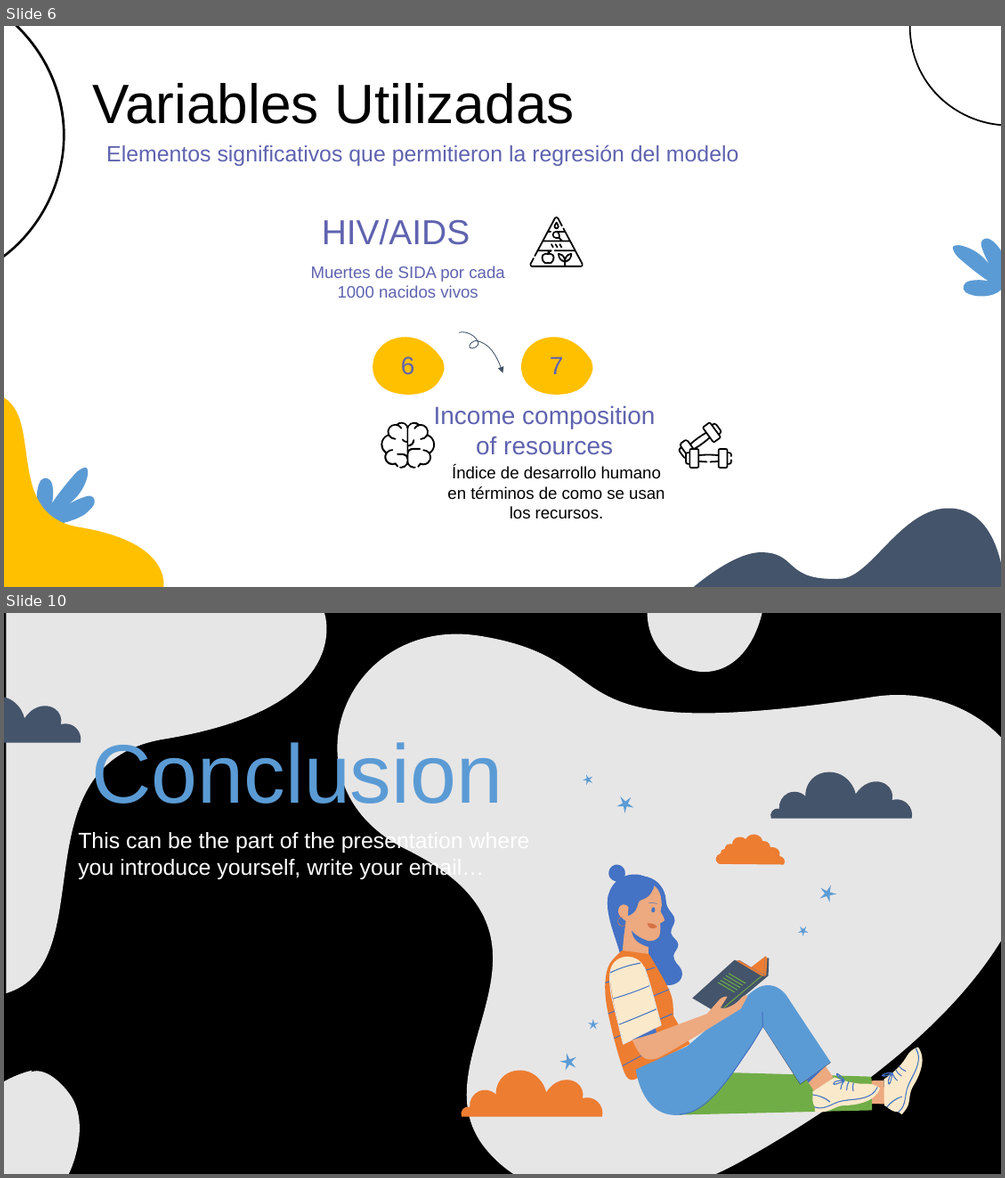
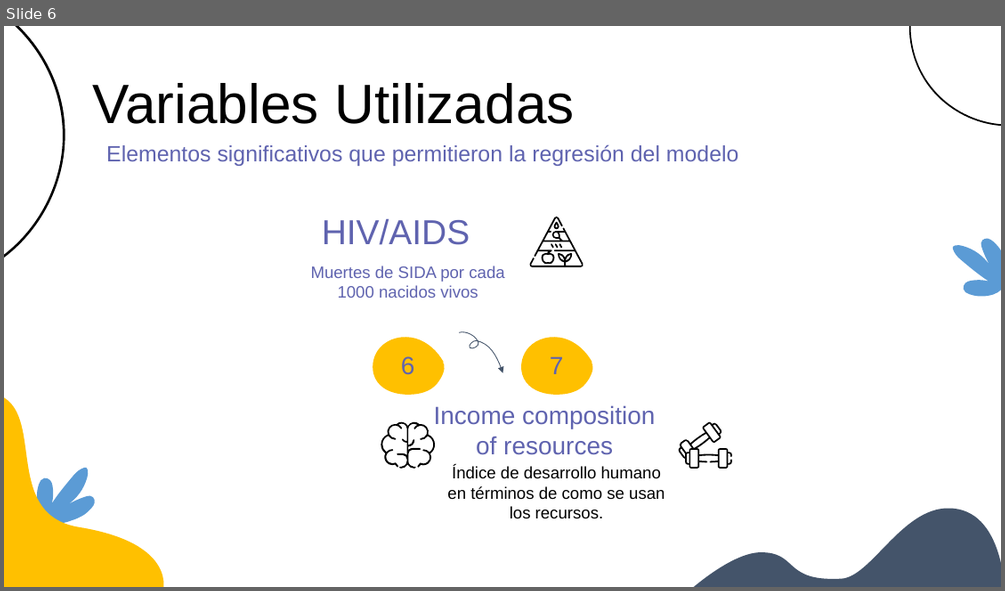
Before and after one commit to sofiaalvarezlopez/BI-Lab3, a slide deck: Presentacion_final.pptx. Shown one above the other, each under a label of ours: slides 6 and 10 before the commit, slide 6 after it; the slides between them are not shown. The pictures are 1005x1178 and 1005x591 pixels, drawn with LibreOffice and Linux fonts; fonts in the diff are those of the drawing; background and template pictures are left out. Boxes give left, top, right and bottom in pixels: in the first picture for what was removed or moved away, otherwise in the second. Text is boxed around its words. In the diff, an @@ line names an element or a change of style, - is before the commit and + after.

```diff
--- a/Presentacion_final.pptx
+++ b/Presentacion_final.pptx
@@ slide 10 removed at box(4, 613, 1001, 1174), background #000000 @@
@@ freeform shape removed at box(7, 613, 357, 993) @@
@@ freeform shape removed at box(285, 634, 1001, 1174) @@
@@ freeform shape removed at box(643, 613, 768, 672) @@
@@ freeform shape removed at box(4, 696, 81, 742) @@
@@ title removed at box(92, 737, 503, 818) @@
-Conclusion
@@ freeform shape removed at box(770, 772, 914, 819) @@
@@ freeform shape removed at box(582, 774, 592, 785) @@
@@ freeform shape removed at box(617, 796, 634, 813) @@
@@ subtitle removed at box(78, 830, 484, 880) @@
-This can be the part of the presentation where you introduce yourself, write your email…
@@ freeform shape removed at box(716, 835, 785, 864) @@
@@ freeform shape removed at box(820, 885, 836, 902) @@
@@ freeform shape removed at box(798, 926, 809, 937) @@
@@ freeform shape removed at box(588, 1019, 599, 1030) @@
@@ group removed at box(604, 864, 923, 1116): 58 freeform shapes @@
@@ freeform shape removed at box(559, 1053, 576, 1070) @@
@@ freeform shape removed at box(4, 1070, 81, 1174) @@
@@ freeform shape removed at box(461, 1070, 604, 1116) @@
```
Also in this commit, not shown: 2 slides changed, 3 slides added, 1 other slide removed, 2 other files.
